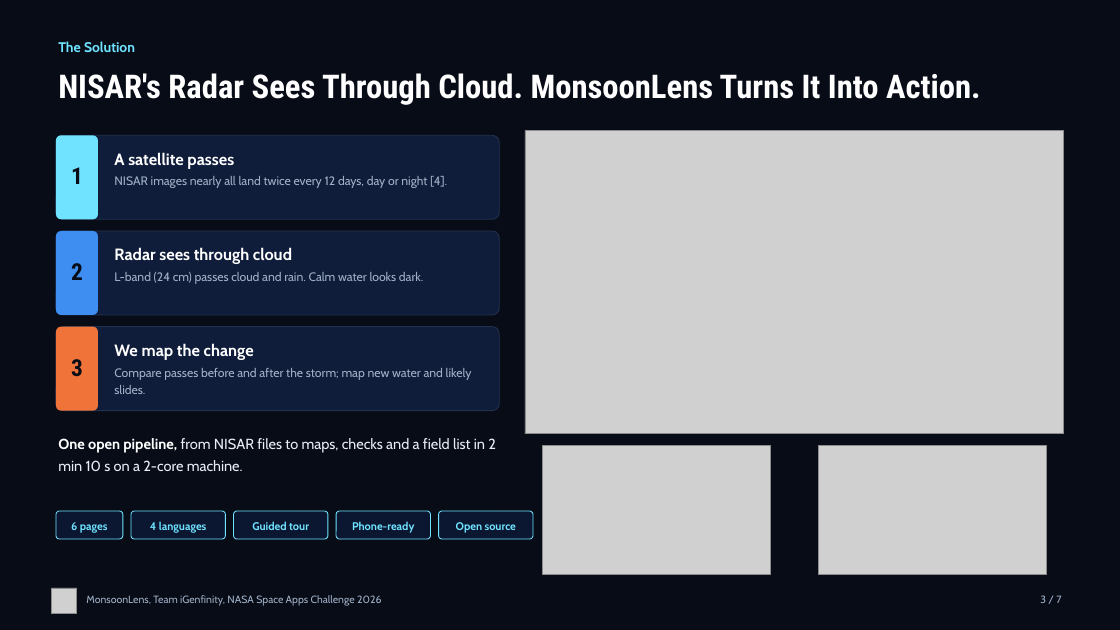
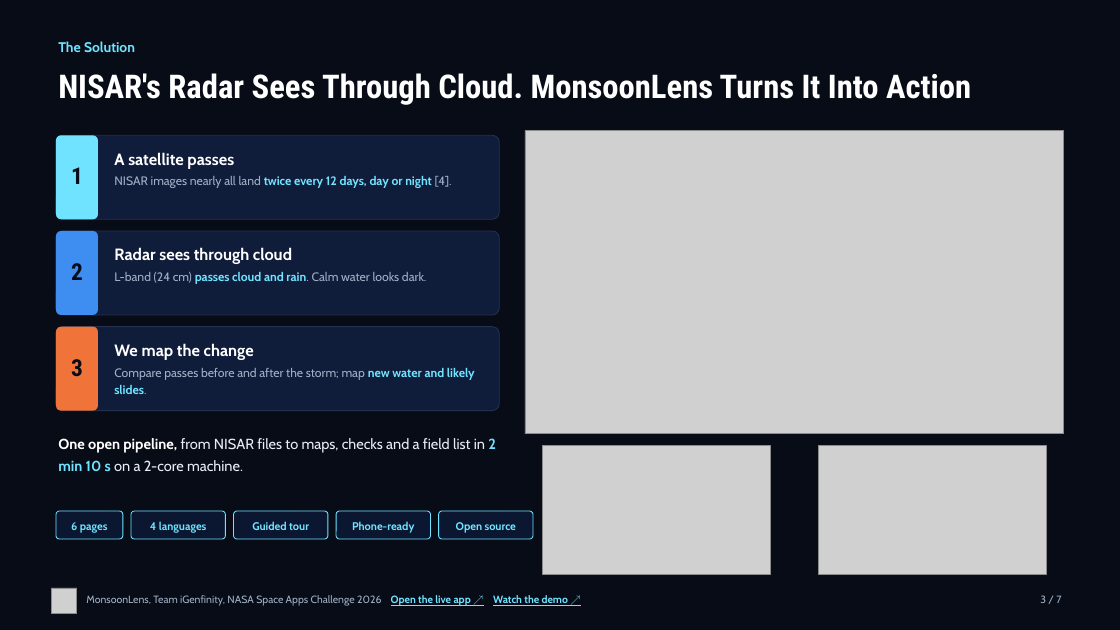
Before and after one commit to AyushSinghNegi/dancing-with-the-sars, a slide deck: slide 3 of deliverables/deck/MonsoonLens_Deck.pptx. Drawn at 1120x630 pixels with LibreOffice and Linux fonts; fonts in the diff are those of the drawing; grey boxes stand for pictures. Boxes give left, top, right and bottom in pixels: in the first picture for what was removed or moved away, otherwise in the second. Text is boxed around its words. In the diff, an @@ line names an element or a change of style, - is before the commit and + after.

```diff
--- a/deliverables/deck/MonsoonLens_Deck.pptx
+++ b/deliverables/deck/MonsoonLens_Deck.pptx
@@ text at box(58, 73, 971, 105): text changed @@
-NISAR's Radar Sees Through Cloud. MonsoonLens Turns It Into Action.
+NISAR's Radar Sees Through Cloud. MonsoonLens Turns It Into Action
@@ text "NISAR images nearly all land ..." at box(114, 176, 452, 188): text colour #9FB0C6 to #6FE3FF, bold on in "twice every 12 days, day or night" @@
@@ text "L-band (24 cm) passes cloud ..." at box(114, 272, 426, 284): text colour #9FB0C6 to #6FE3FF, bold on in "passes cloud and rain." @@
@@ text "Compare passes before and after ..." at box(114, 368, 475, 394): text colour #9FB0C6 to #6FE3FF, bold on in "new water and likely slides." @@
@@ text "One open pipeline, from NISAR ..." at box(58, 438, 496, 471): text colour #E8EEF7 to #6FE3FF, bold on in "2 min 10 s" @@
@@ text at box(86, 595, 568, 606): text changed @@
-MonsoonLens, Team iGenfinity, NASA Space Apps Challenge 2026
+MonsoonLens, Team iGenfinity, NASA Space Apps Challenge 2026 Open the live app ↗ Watch the demo ↗
```
Also in this commit, not shown: 6 other slides changed, 1 other file.
